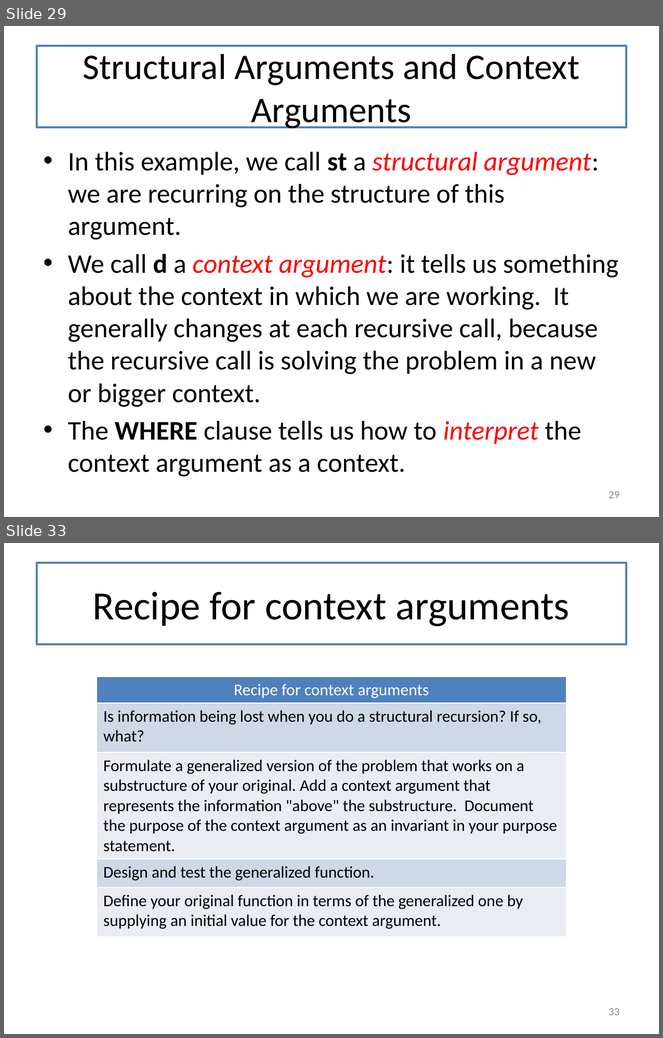
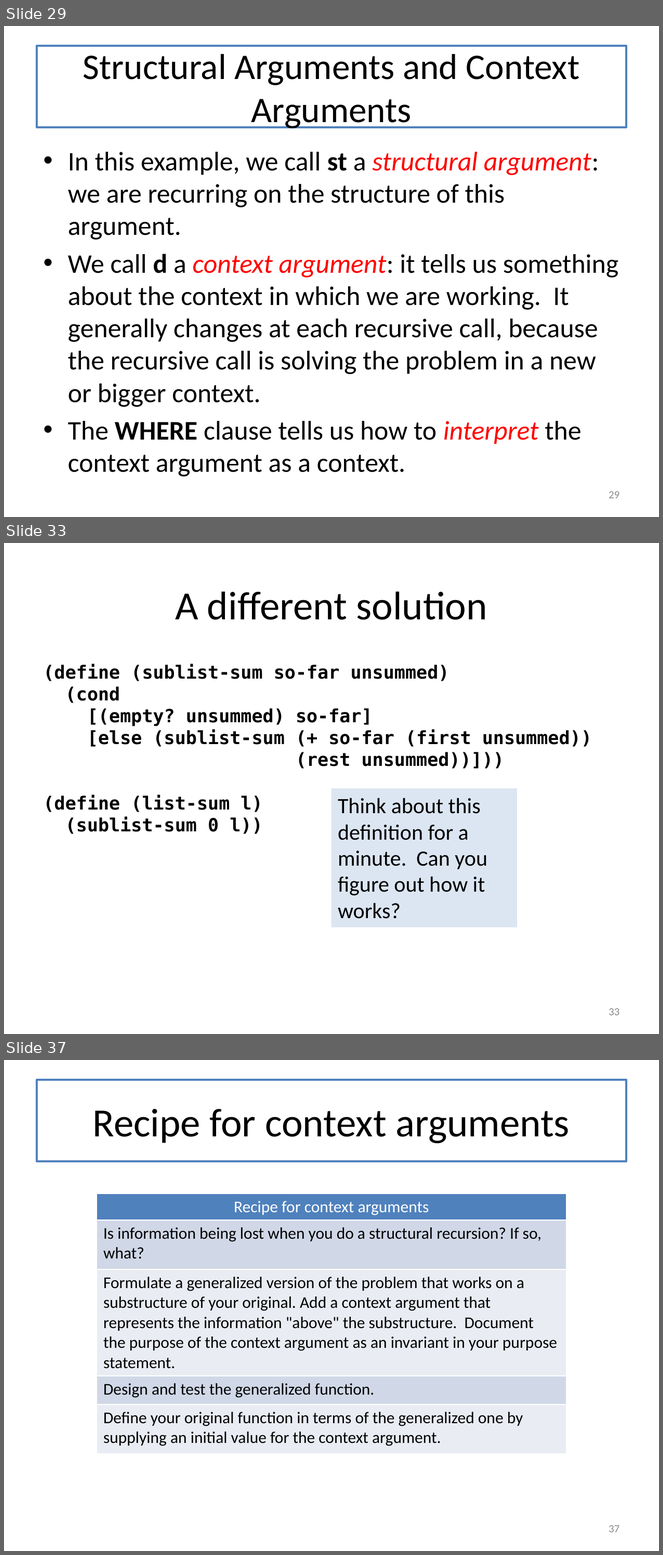
Before and after one commit to mwand/cs5010f17, a slide deck: Slides/Lesson 7.1-7.3 Invariants Combined.pptx. Shown one above the other, each under a label of ours: slides 29 and 33 before the commit, slides 29, 33 and 37 after it; the slides between them are not shown. The pictures are 663x1038 and 663x1555 pixels, drawn with LibreOffice and Linux fonts; fonts in the diff are those of the drawing. Boxes give left, top, right and bottom in pixels: in the first picture for what was removed or moved away, otherwise in the second. Text is boxed around its words. In the diff, an @@ line names an element or a change of style, - is before the commit and + after.

Commit message:
finished first draft of L7.1-7.2, need to split into separate files

```diff
--- a/Slides/Lesson 7.1-7.3 Invariants Combined.pptx
+++ b/Slides/Lesson 7.1-7.3 Invariants Combined.pptx
@@ slide 33 added at (x1=4, y1=543, x2=659, y2=1034), background #FFFFFF @@
@@ title added at (x1=37, y1=563, x2=626, y2=644), fill #FFFFFF, outline #4F81BD 2 pt, 44 pt, text #000000 @@
+A different solution
@@ text added at (x1=44, y1=664, x2=592, y2=834), 20 pt, text #000000, bold @@
+(define (sublist-sum so-far unsummed)
+(cond
+[(empty? unsummed) so-far]
+[else (sublist-sum (+ so-far (first unsummed))
+(rest unsummed))]))
+(define (list-sum l)
+(sublist-sum 0 l))
@@ rectangle added at (x1=332, y1=788, x2=518, y2=928), fill #DCE6F2, 24 pt, text #000000 @@
+Think about this definition for a minute. Can you figure out how it works?
@@ page number added at (x1=609, y1=1008, x2=620, y2=1016), 12 pt, text #8C8C8C @@
+33
@@ what was slide 33 is now slide 37 @@
@@ page number at (x1=609, y1=1525, x2=620, y2=1533): text changed @@
-33
+37
```
Also in this commit, not shown: 1 slide changed, 5 other slides added, 2 slides removed, 3 other files.
